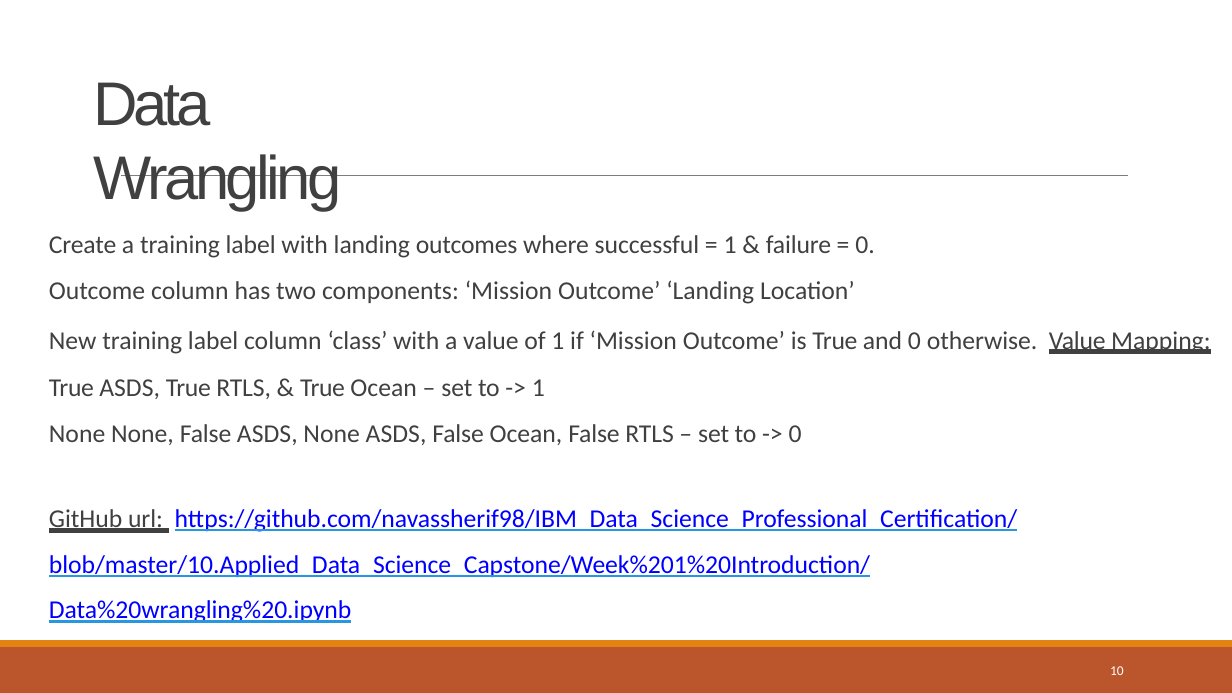
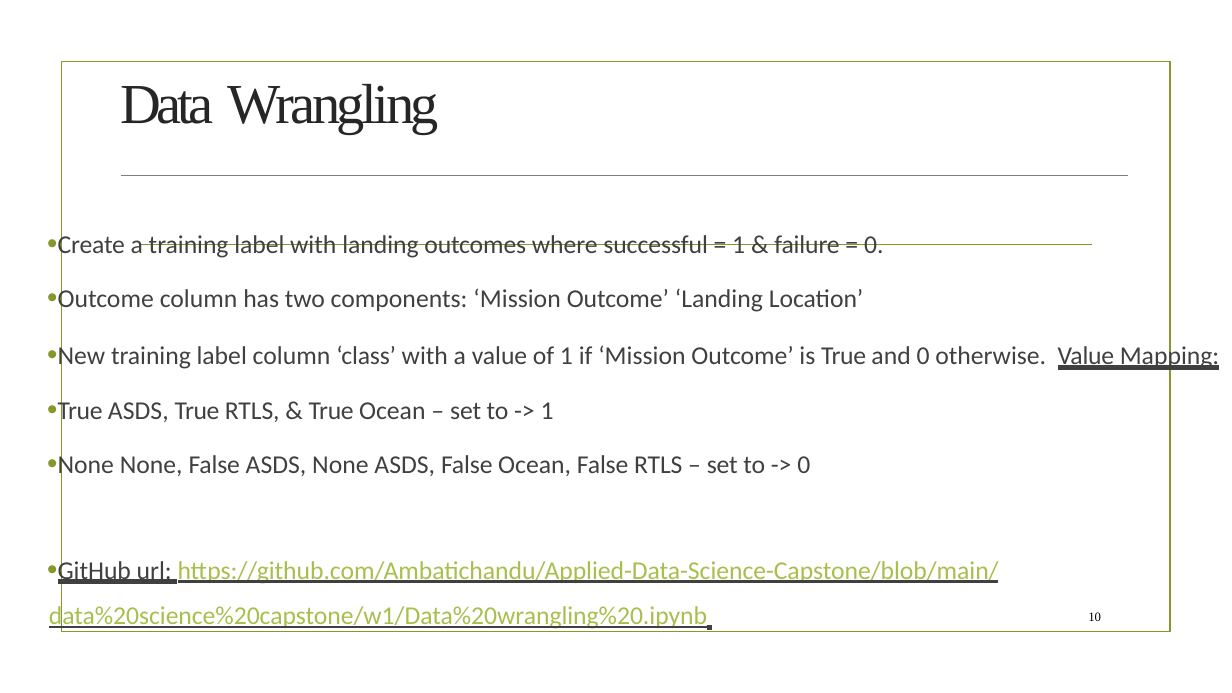
Before and after one commit to Ambatichandu/Applied-Data-Science-Capstone, a slide deck: slide 10 of data science capstone/w5/Data Science Journey.pptx. Drawn at 1232x693 pixels with LibreOffice and Linux fonts; fonts in the diff are those of the drawing; background and template pictures are left out. Boxes give left, top, right and bottom in pixels: in the first picture for what was removed or moved away, otherwise in the second. Text is boxed around its words. In the diff, an @@ line names an element or a change of style, - is before the commit and + after.

```diff
--- a/data science capstone/w5/Data Science Journey.pptx
+++ b/data science capstone/w5/Data Science Journey.pptx
@@ rectangle added at [61,62,1170,632], outline #83992A 1.25 pt @@
@@ title "Data Wrangling" at [120,84,439,134]: size 48 to 44 pt, font Arial to Times New Roman, text colour #404040 to #262626; alignment left to centre; vertical alignment top to middle @@
@@ text at [58,232,1220,479]: bullet none to •; more space between paragraphs @@
@@ line added from (141, 245) to (1092, 245), #83992A 1.25 pt @@
@@ text at [49,558,999,630]: text changed; text colour #0000FF to #A8BF4D @@
-GitHub url: https://github.com/navassherif98/IBM_Data_Science_Professional_Certification/blob/master/10.Applied_Data_Science_Capstone/Week%201%20Introduction/Data%20wrangling%20.ipynb
+• GitHub url: https://github.com/Ambatichandu/Applied-Data-Science-Capstone/blob/main/data%20science%20capstone/w1/Data%20wrangling%20.ipynb
@@ page number: place and size @@
-page number at [1110,666,1124,675]
+page number at [1088,612,1101,621]
@@ page number at [1088,612,1101,621]: size 10.5 to 10 pt, font Calibri to Times New Roman, text colour #FFFFFF to #000000; alignment left to right; vertical alignment top to middle @@
@@ freeform shape removed at [0,647,1232,693] @@
@@ freeform shape removed at [0,640,1232,647] @@
```
Also in this commit, not shown: 46 other slides changed.
